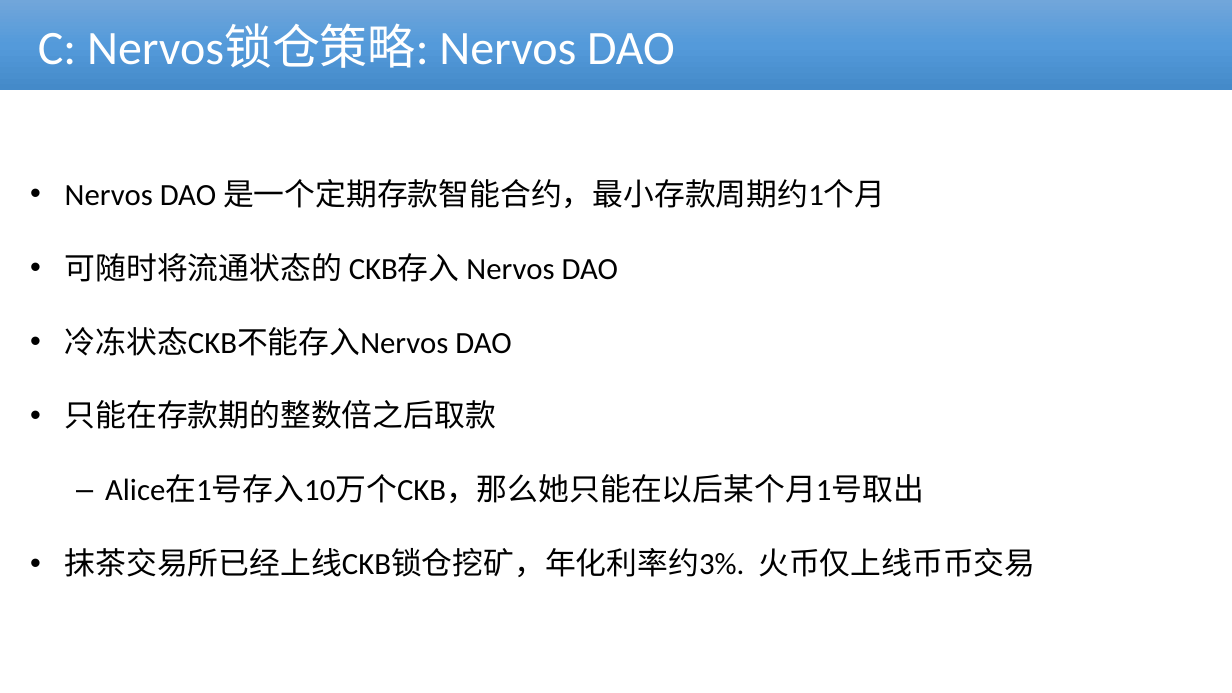
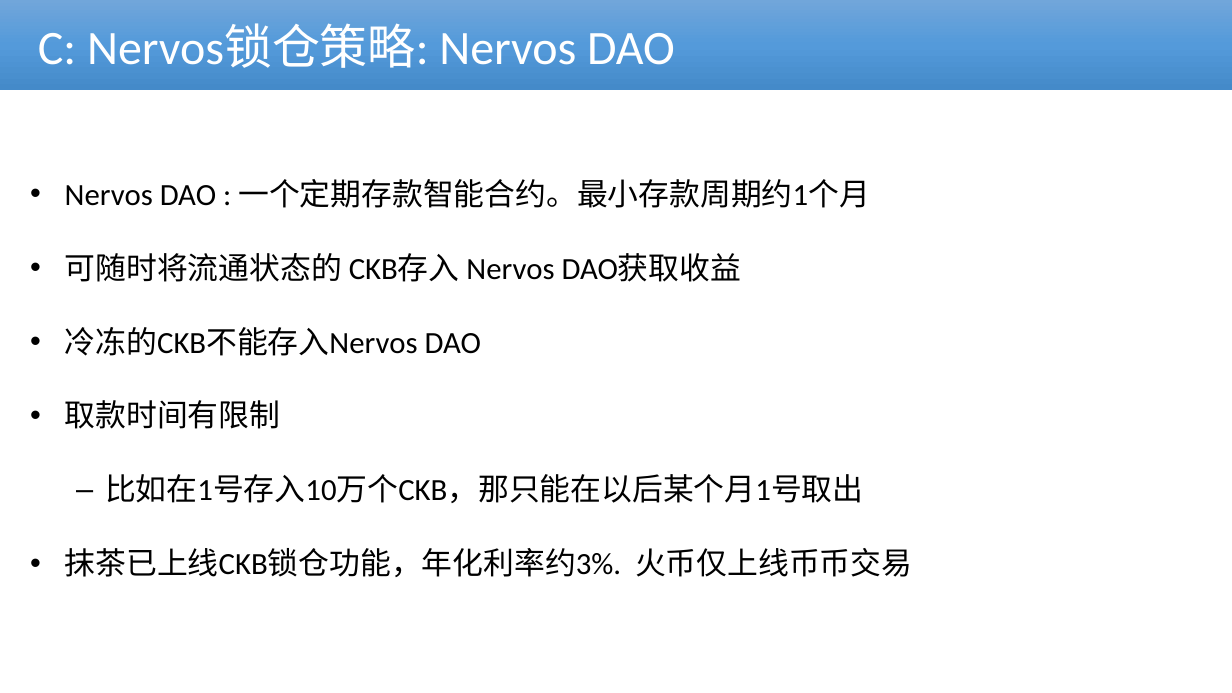
Before and after one commit to cmdpos/gaia, a slide deck: slide 13 of ppt/ckb_v2.pptx (slide 12 before the commit). Drawn at 1232x693 pixels with LibreOffice and Linux fonts; fonts in the diff are those of the drawing; background and template pictures are left out. Boxes give left, top, right and bottom in pixels: in the first picture for what was removed or moved away, otherwise in the second. Text is boxed around its words. In the diff, an @@ line names an element or a change of style, - is before the commit and + after.

```diff
--- a/ppt/ckb_v2.pptx
+++ b/ppt/ckb_v2.pptx
@@ text at (65,179,912,577): text changed @@
-• Nervos DAO 是一个定期存款智能合约，最小存款周期约1个月
-• 可随时将流通状态的 CKB存入 Nervos DAO
-• 冷冻状态CKB不能存入Nervos DAO
-• 只能在存款期的整数倍之后取款
-  – Alice在1号存入10万个CKB，那么她只能在以后某个月1号取出
-• 抹茶交易所已经上线CKB锁仓挖矿，年化利率约3%. 火币仅上线币币交易
+• Nervos DAO : 一个定期存款智能合约。最小存款周期约1个月
+• 可随时将流通状态的 CKB存入 Nervos DAO获取收益
+• 冷冻的CKB不能存入Nervos DAO
+• 取款时间有限制
+  – 比如在1号存入10万个CKB，那只能在以后某个月1号取出
+• 抹茶已上线CKB锁仓功能，年化利率约3%. 火币仅上线币币交易
```
Also in this commit, not shown: 9 other slides changed, 1 slide added, 2 other files.
